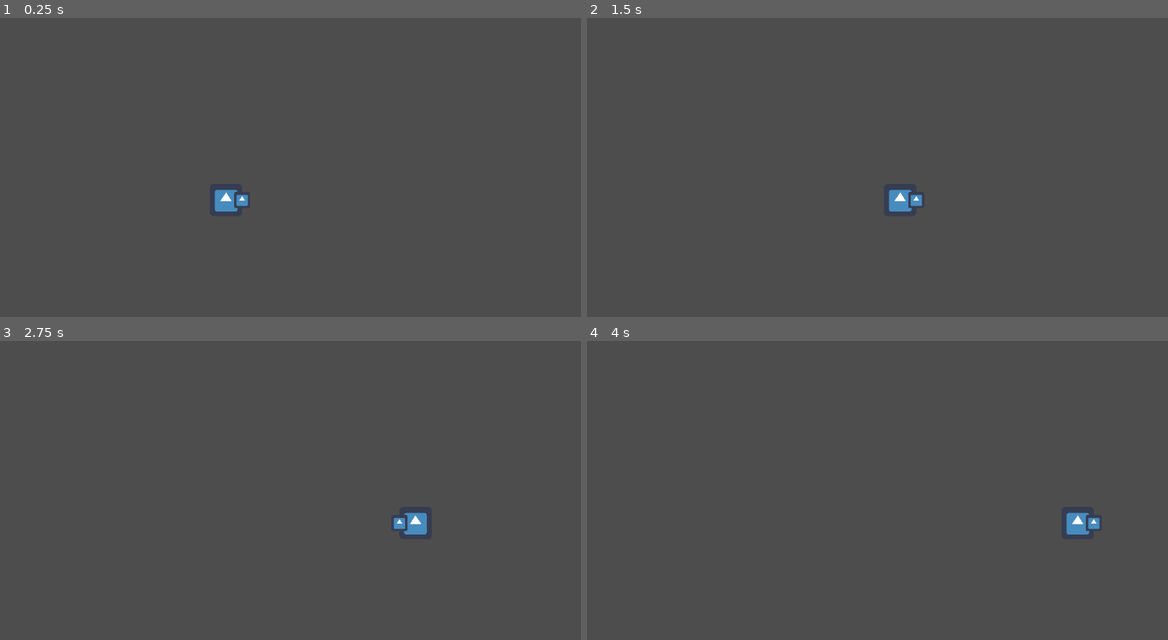
Above: before the commit, frames 1-4 (two rows, left to right).
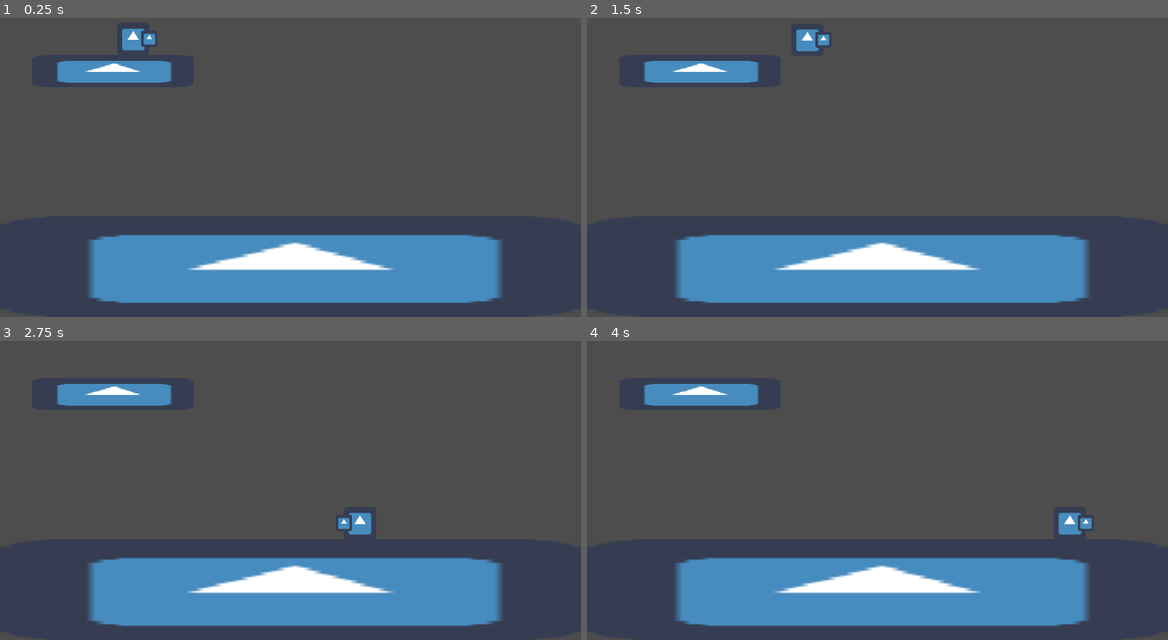
Above: after the commit, the same moments.

Repository: Gatlink/GodotPlugin
Game: Godot game, scene res://Platformer2DController/platformer2D_controller_test.tscn
Same seed, same stepped clock (60 frames per second), same inputs: the game is played once before the commit and once after it. The project has no main scene, so this scene is started directly. The engine's default icon, where the game draws it, is replaced by a stand-in: a white triangle on a blue panel in a dark square.
Inputs:
- Up to frame 1 (0.25 s): no input
- Up to frame 2 (1.5 s): tap Enter (ui_accept) at 0.5, 0.77 s; hold D (right) from 0.53 s (still down)
- Up to frame 3 (2.75 s): tap Enter (ui_accept) at 1.52 s; release D (right) at 2.03 s; hold A (left) from 2.03 s (still down)
- Up to frame 4 (4 s): release A (left) at 2.78 s; hold D (right) from 2.78 s (still down); tap Enter (ui_accept) at 3.02, 3.77 s

The runs differ from the first frame. In frame 1, 18% of the frame differs, in the area x 9-87%, y 3-96%; in frame 2, 18%; in frame 3, 18%; in frame 4, 18%.

Commit message:
Falling

Diff:
--- /dev/null
+++ b/Platformer2DController/States/air.gd
@@ -0,0 +1,16 @@
+class_name PlayerAir
+extends PlayerState
+
+
+## Max speed while falling, in pixel / s
+@export var terminal_speed: float = 512.0
+
+## Time to reach terminal velocity, in seconds
+@export var gravity: float = 1.0
+
+
+func physics_update(delta: float) -> void:
+	player.velocity.y = min(player.velocity.y + delta * terminal_speed / gravity, terminal_speed)
+
+	if player.is_on_floor():
+		transition_to("Stand")
--- a/Platformer2DController/States/stand.gd
+++ b/Platformer2DController/States/stand.gd
@@ -11,6 +11,9 @@
 ## Time to 0 speed, in seconds
 @export var deceleration: float = 1.0
 
+## Factor applied to acceleration when changing direction
+@export var turn_factor: float = 1.0
+
 ## If true, instantly change direction while moving
 @export var instant_turn: bool
 
@@ -20,10 +23,11 @@
 
 	# ACCELERATION
 	if h_dir != 0:
-		if instant_turn and player.velocity.x != 0 and sign(player.velocity.x) != h_dir:
+		var is_turning: bool = player.velocity.x != 0 and sign(player.velocity.x) != h_dir
+		if instant_turn and is_turning:
 			player.velocity.x *= -1
 		else:
-			player.velocity.x += h_dir * max_speed / acceleration * delta
+			player.velocity.x += h_dir * max_speed / acceleration * delta * (turn_factor if is_turning else 1.0)
 		player.velocity.x = clamp(player.velocity.x, -max_speed, max_speed)
 		player.dir = h_dir
 	# DECELERATION
@@ -33,3 +37,6 @@
 
 		if sign(player.velocity.x) != h_vel_sign:
 			player.velocity.x = 0
+
+	if not player.is_on_floor():
+		transition_to("Air")
--- a/Platformer2DController/platformer2D_controller_test.tscn
+++ b/Platformer2DController/platformer2D_controller_test.tscn
@@ -1,8 +1,12 @@
-[gd_scene load_steps=3 format=3 uid="uid://bepaukshh34ie"]
+[gd_scene load_steps=5 format=3 uid="uid://bepaukshh34ie"]
 
+[ext_resource type="Texture2D" uid="uid://c15xc0y0jqe52" path="res://icon.png" id="1_egq0c"]
 [ext_resource type="PackedScene" uid="uid://0tb8eo1dqu7v" path="res://Platformer2DController/player.tscn" id="1_nqqge"]
 
 [sub_resource type="WorldBoundaryShape2D" id="WorldBoundaryShape2D_accyj"]
+
+[sub_resource type="RectangleShape2D" id="RectangleShape2D_ubvwr"]
+size = Vector2(320, 64)
 
 [node name="Platformer2dControllerTest" type="Node2D"]
 
@@ -12,5 +16,22 @@
 [node name="CollisionShape2D" type="CollisionShape2D" parent="Ground"]
 shape = SubResource("WorldBoundaryShape2D_accyj")
 
+[node name="Sprite2D" type="Sprite2D" parent="Ground"]
+position = Vector2(576, 100)
+scale = Vector2(18, 3.125)
+texture = ExtResource("1_egq0c")
+
+[node name="Platform" type="StaticBody2D" parent="."]
+position = Vector2(224, 96)
+
+[node name="CollisionShape2D" type="CollisionShape2D" parent="Platform"]
+position = Vector2(0, 64)
+shape = SubResource("RectangleShape2D_ubvwr")
+
+[node name="Sprite2D" type="Sprite2D" parent="Platform"]
+position = Vector2(0, 64)
+scale = Vector2(5, 1)
+texture = ExtResource("1_egq0c")
+
 [node name="Player" parent="." instance=ExtResource("1_nqqge")]
-position = Vector2(448, 448)
+position = Vector2(264, 128)
--- a/Platformer2DController/player.tscn
+++ b/Platformer2DController/player.tscn
@@ -1,9 +1,10 @@
-[gd_scene load_steps=6 format=3 uid="uid://0tb8eo1dqu7v"]
+[gd_scene load_steps=7 format=3 uid="uid://0tb8eo1dqu7v"]
 
 [ext_resource type="Script" path="res://Platformer2DController/player.gd" id="1_jaiqg"]
 [ext_resource type="Script" path="res://StateMachine/StateMachine.gd" id="2_7cm2g"]
 [ext_resource type="Texture2D" uid="uid://c15xc0y0jqe52" path="res://icon.png" id="2_kumej"]
 [ext_resource type="Script" path="res://Platformer2DController/States/stand.gd" id="3_o8j5j"]
+[ext_resource type="Script" path="res://Platformer2DController/States/air.gd" id="4_560se"]
 
 [sub_resource type="RectangleShape2D" id="RectangleShape2D_htq4p"]
 size = Vector2(64, 64)
@@ -19,6 +20,10 @@
 acceleration = 0.5
 deceleration = 0.2
 
+[node name="Air" type="Node" parent="StateMachine"]
+script = ExtResource("4_560se")
+gravity = 0.5
+
 [node name="Graph" type="Node2D" parent="."]
 position = Vector2(0, -32)
 
